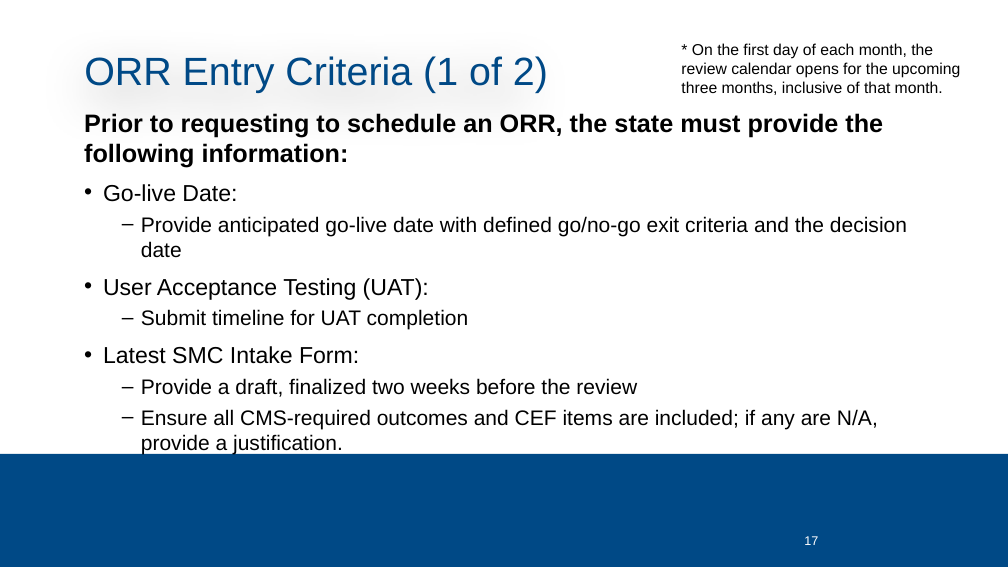
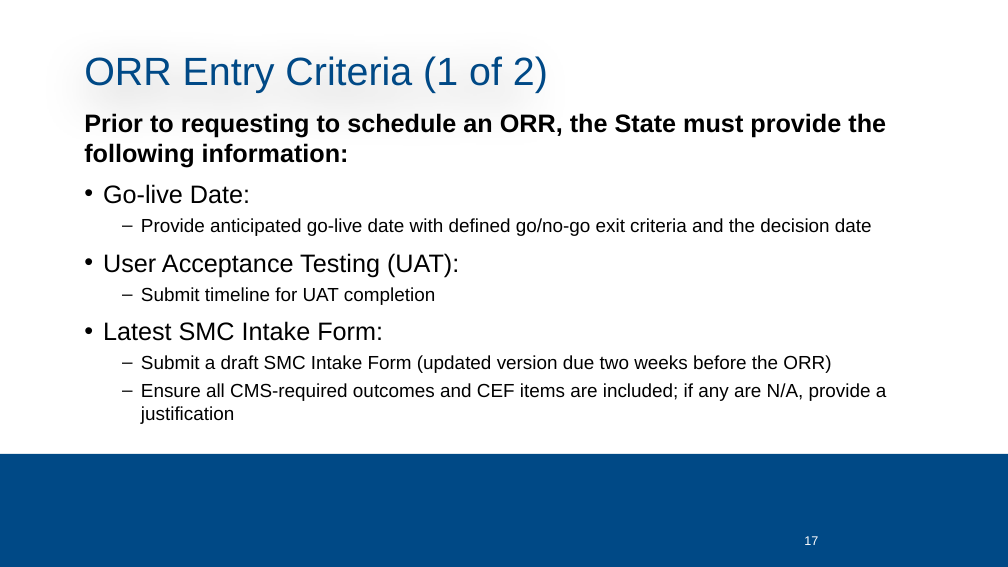
Before and after one commit to CMSgov/CMCS-DSG-DSS-Certification-Staging, a slide deck: slide 17 of SMC Kickoff Deck.pptx. Drawn at 1008x567 pixels with LibreOffice and Linux fonts; fonts in the diff are those of the drawing; background and template pictures are left out. Boxes give left, top, right and bottom in pixels: in the first picture for what was removed or moved away, otherwise in the second. Text is boxed around its words. In the diff, an @@ line names an element or a change of style, - is before the commit and + after.

```diff
--- a/SMC Kickoff Deck.pptx
+++ b/SMC Kickoff Deck.pptx
@@ text removed at [681, 43, 960, 95] @@
-* On the first day of each month, the review calendar opens for the upcoming three months, inclusive of that month.
@@ text at [84, 113, 886, 168]: text changed @@
-Prior to requesting to schedule an ORR, the state must provide the following information:
+Prior to requesting to schedule an ORR, the State must provide the following information:
@@ text at [103, 184, 872, 341]: size 22 to 24 pt in "Go-live Date:", "User Acceptance Testing (UAT):", "Latest SMC Intake Form:"; size 20 to 18 pt in "Provide anticipated go-live date with defined go/no-go ...", "Submit timeline for UAT completion" @@
@@ text at [141, 355, 887, 424]: text changed; size 20 to 18 pt @@
-  – Provide a draft, finalized two weeks before the review
-  – Ensure all CMS-required outcomes and CEF items are included; if any are N/A, provide a justification.
+  – Submit a draft SMC Intake Form (updated version due two weeks before the ORR)
+  – Ensure all CMS-required outcomes and CEF items are included; if any are N/A, provide a justification
```
Also in this commit, not shown: 25 other slides changed, 2 slides added, 3 slides removed.
